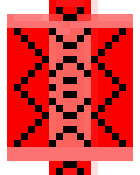
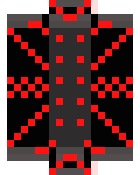
Before/after of a 140x175 layered artwork. What changed in the layer stack:
painted on "Layer 1" over left=7, top=0, right=133, bottom=175
